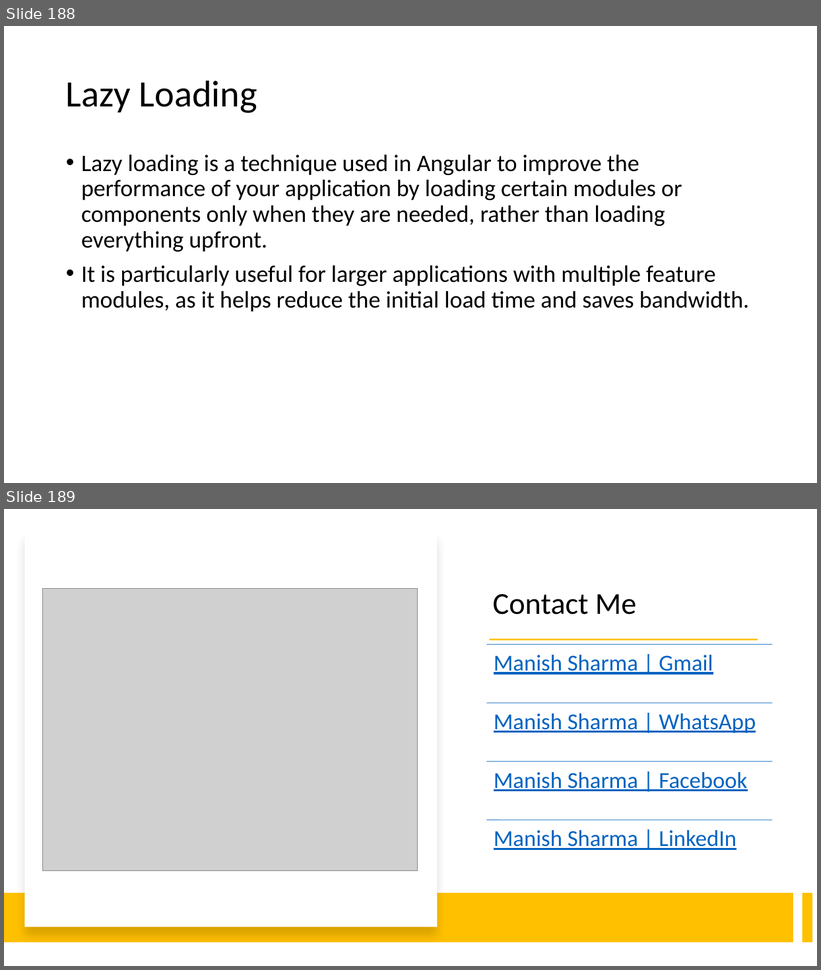
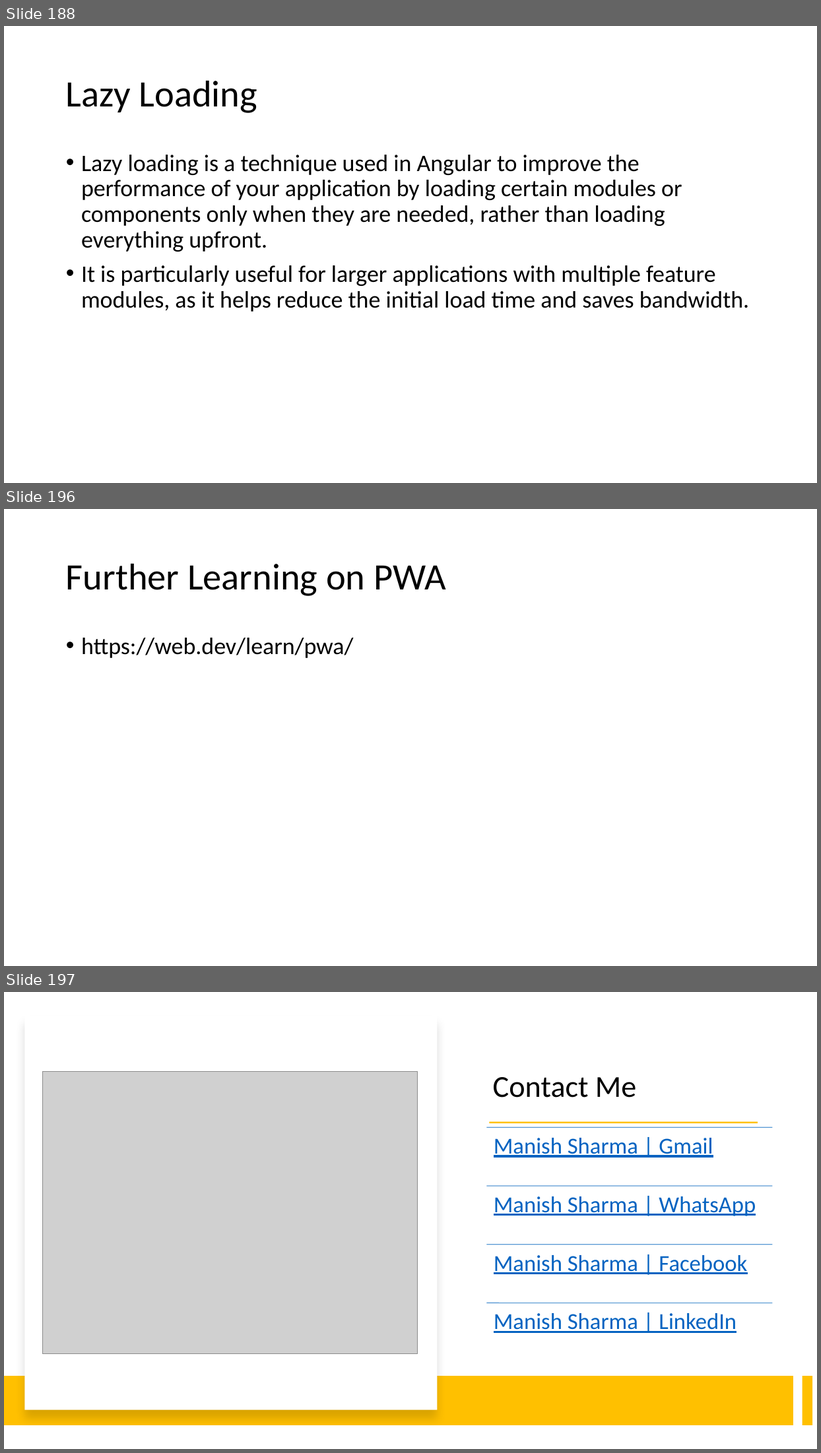
Before and after one commit to explore-with-manish/BFL_Byte_Jul23, a slide deck: Ng-Byte.pptx. Shown one above the other, each under a label of ours: slides 188 and 189 before the commit, slides 188, 196 and 197 after it; the slides between them are not shown. The pictures are 821x970 and 821x1453 pixels, drawn with LibreOffice and Linux fonts; fonts in the diff are those of the drawing; grey boxes stand for pictures. Boxes give left, top, right and bottom in pixels: in the first picture for what was removed or moved away, otherwise in the second. Text is boxed around its words. In the diff, an @@ line names an element or a change of style, - is before the commit and + after.

```diff
--- a/Ng-Byte.pptx
+++ b/Ng-Byte.pptx
@@ slide 196 added at box(4, 509, 817, 966), background #FFFFFF @@
@@ title added at box(66, 563, 446, 596), 44 pt, text #000000 @@
+Further Learning on PWA
@@ text added at box(81, 638, 354, 658), 28 pt, text #000000 @@
+• https://web.dev/learn/pwa/
@@ what was slide 189 is now slide 197 @@
```
Also in this commit, not shown: 7 other slides added, 2 other files.
